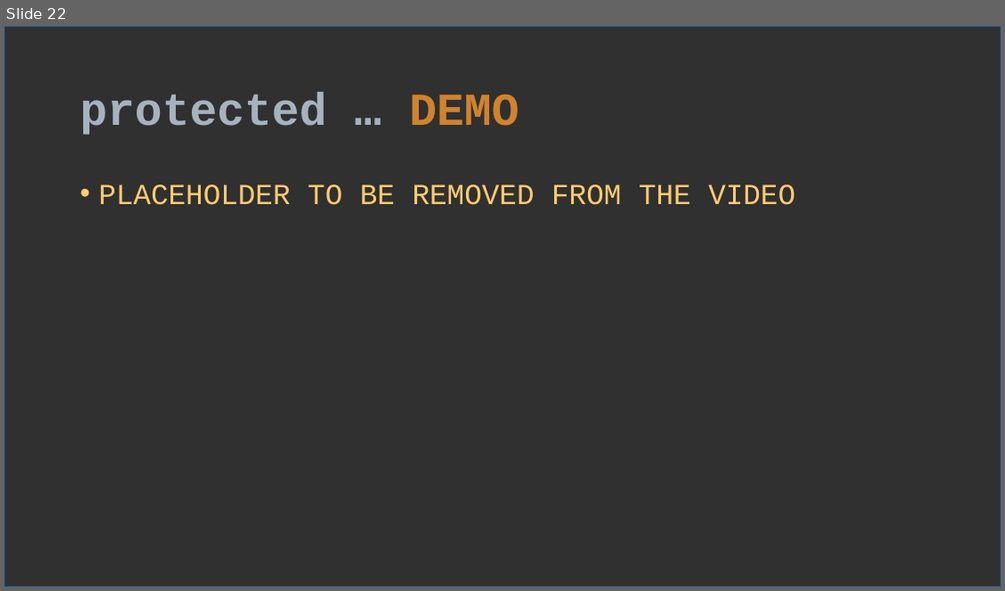
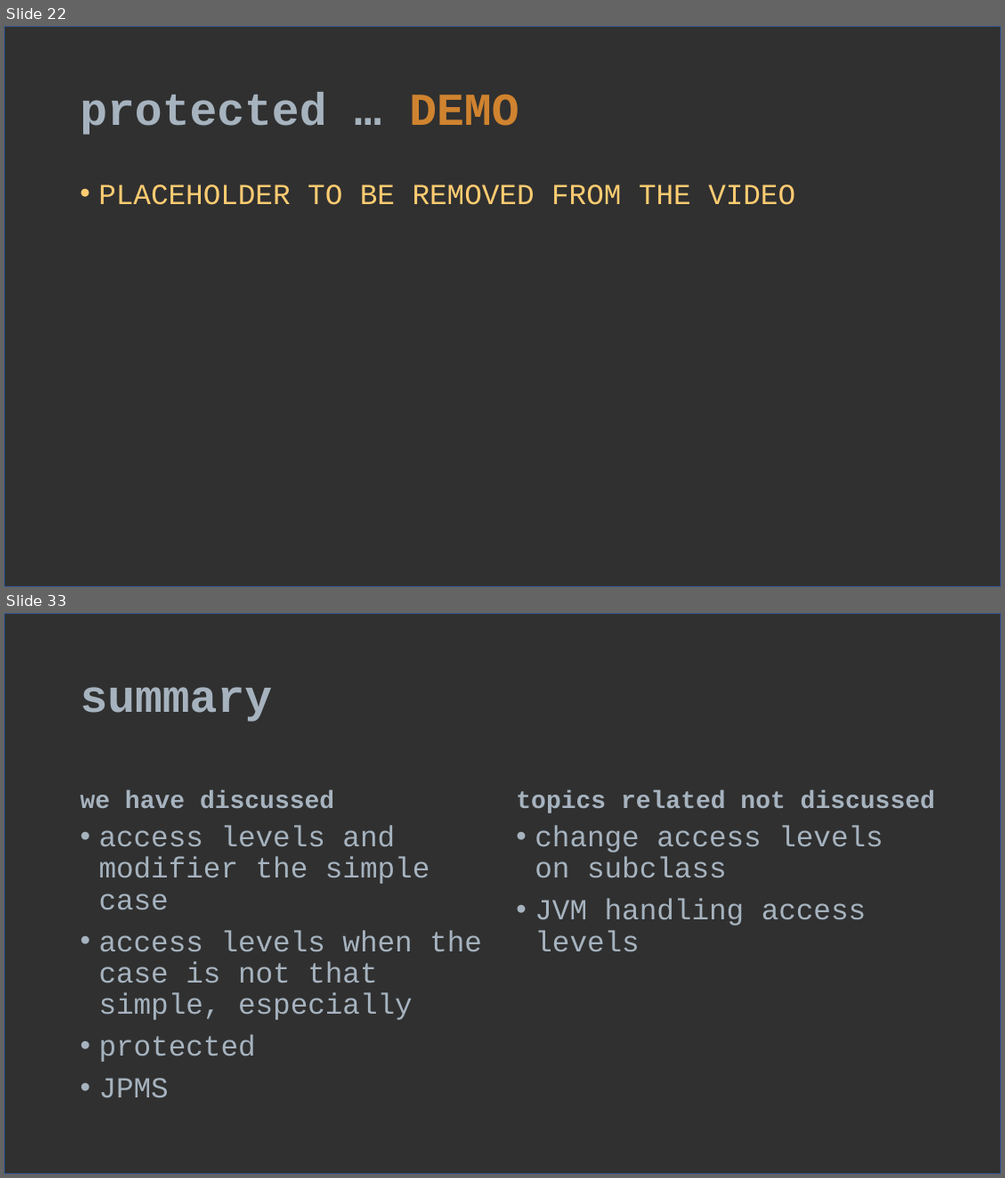
Before and after one commit to verhas/BLOG, a slide deck: access_modifiers/acess_modifiers.pptx. Shown one above the other, each under a label of ours: slide 22 before the commit, slides 22 and 33 after it; the slides between them are not shown. The pictures are 1005x591 and 1005x1178 pixels, drawn with LibreOffice and Linux fonts; fonts in the diff are those of the drawing. Boxes give left, top, right and bottom in pixels: in the first picture for what was removed or moved away, otherwise in the second. Text is boxed around its words. In the diff, an @@ line names an element or a change of style, - is before the commit and + after.

```diff
--- a/access_modifiers/acess_modifiers.pptx
+++ b/access_modifiers/acess_modifiers.pptx
@@ slide 33 added at (4,613,1001,1174), background #404040; not listed: 1 template element that a slide beside it also shows @@
@@ title added at (81,687,273,722), 44 pt, text #A6B3BF, bold @@
+summary
@@ text added at (81,791,334,808), 24 pt, text #A6B3BF, bold @@
+we have discussed
@@ text added at (516,791,935,813), 24 pt, text #A6B3BF, bold @@
+topics related not discussed
@@ text added at (99,825,482,1098), 28 pt, text #A6B3BF @@
+• access levels and modifier the simple case
+• access levels when the case is not that simple, especially
+• protected
+• JPMS
@@ text added at (534,825,882,952), 28 pt, text #A6B3BF @@
+• change access levels on subclass
+• JVM handling access levels
```
Also in this commit, not shown: 2 slides changed, 10 other slides added.
